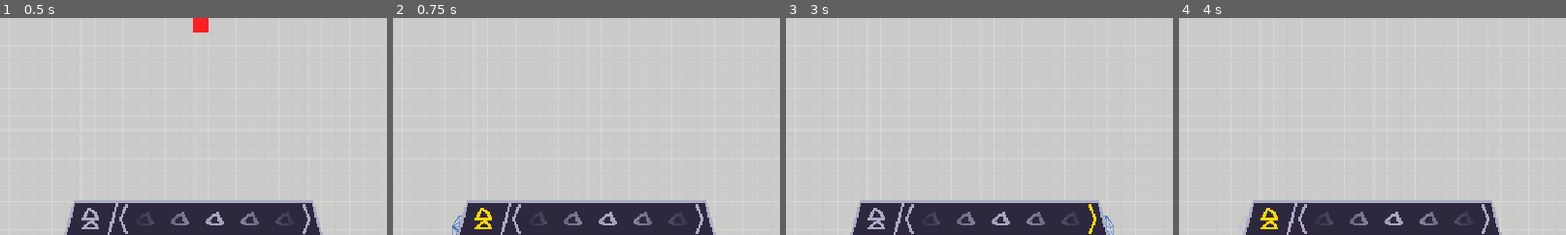
Above: before the commit, frames 1-4 (left to right).
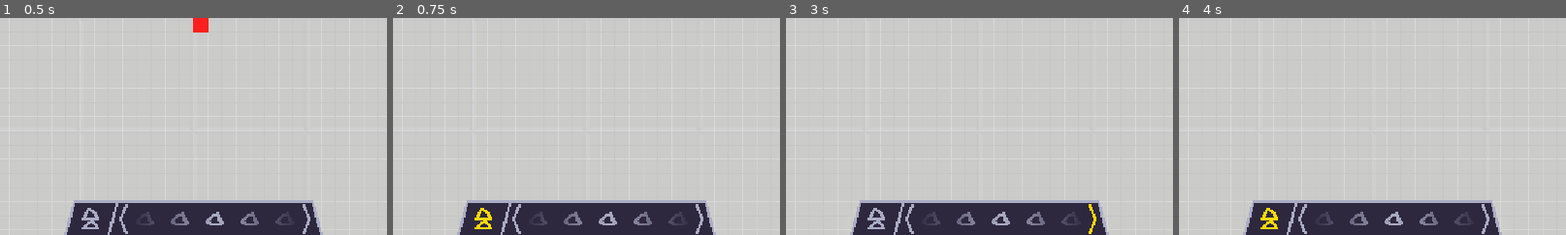
Above: after the commit, the same moments.

Repository: apia46/ThingDeliverer
Game: Godot game, scene res://scenes/game.tscn
Same seed, same stepped clock (60 frames per second), same inputs: the game is played once before the commit and once after it.
Inputs (mouse positions are % of the whole screen's width and height, from its top left):
- Up to frame 1 (0.5 s): no input
- Up to frame 2 (0.75 s): click (37, 96) at 0.5 s
- Up to frame 3 (3 s): click (41, 96) at 1.25 s; click (53, 96) at 2 s; click (65, 96) at 2.75 s
- Up to frame 4 (4 s): click (37, 96) at 3.5 s
The pictures show only the part of the screen within x 25-75%, y 50-100%; the shares and areas given below are measured in that part.

Frame 1 is identical in both runs. In frame 2, less than 0.1% of the frame differs, in the area x 15-19%, y 91-100%; in frame 3, less than 0.1%; in frame 4, less than 0.1%.

Commit message:
popupthing anim kind of; made them not override eachother

Diff:
--- a/scripts/chunk.gd
+++ b/scripts/chunk.gd
@@ -19,16 +19,17 @@
 	if visible: for entity:Entity in entities.values(): entity.unloadVisuals()
 	visible = false
 
-func newEntity(pos:Vector2i, rot:U.ROTATIONS) -> Entity:
-	if pos in entities: removeEntity(pos)
-	var entity:Entity = Belt.new(self, pos, rot)
+func newEntity(type:Variant, pos:Vector2i, rot:U.ROTATIONS, authority:=false) -> Entity:
+	var entity:Entity = entities.get(pos)
+	if entity and !removeEntity(pos, authority): return entities[pos]
+	entity = type.new(self, pos, rot)
 	entities[pos] = entity
-	if visible: entity.loadVisuals()
+	entity.ready(visible)
 	return entity
 
-func removeEntity(pos:Vector2i) -> Entity:
+func removeEntity(pos:Vector2i, authority:=false) -> Entity:
 	var entity:Entity = entities.get(pos)
-	if entities.erase(pos):
+	if authority or entity is not PopupThing and entities.erase(pos):
 		entity.unloadVisuals()
 		return entity
 	return null
--- a/scripts/entities/belt.gd
+++ b/scripts/entities/belt.gd
@@ -6,6 +6,9 @@
 const BELT_CW:PackedScene = preload("res://scenes/entityVisuals/beltCW.tscn")
 
 const YELLOW = Color(0xFFD800FF)
+
+func ready(visible) -> void:
+	super(visible)
 
 func loadVisuals(recurse:=true) -> void:
 	if visualInstance: visualInstance.queue_free()
@@ -19,7 +22,11 @@
 	if recurse: updateEntityVisuals(getEntityRelative(U.rotate(Vector2i(0,-1), rotation), true))
 	super()
 
+func unloadVisuals() -> void:
+	updateEntityVisuals(getEntityRelative(U.rotate(Vector2i(0,-1), rotation), true))
+	super()
+
 func facingThis(entity:Entity) -> bool:
 	if !entity: return false
 	scene.newDebugVisual(entity.positionAbsolute() + U.rotate(Vector2i(0,-1), entity.rotation), Color(0, 1, 0.4))
-	return entity.positionAbsolute() + U.rotate(Vector2i(0,-1), entity.rotation) == positionAbsolute()
+	return entity.positionAbsolute() + U.rotate(Vector2i(0,-1), entity.rotation) == positionAbsolute() and entity is Belt or entity is Inputter
--- a/scripts/entities/entity.gd
+++ b/scripts/entities/entity.gd
@@ -1,6 +1,7 @@
 extends RefCounted
 class_name Entity
 
+var game:Game
 var scene:Scene
 var chunk:Chunk
 
@@ -11,8 +12,12 @@
 func _init(_chunk:Chunk, _position:Vector2i, _rotation:U.ROTATIONS) -> void:
 	chunk = _chunk
 	scene = chunk.scene
+	game = scene.game
 	position = _position
 	rotation = _rotation
+
+func ready(visible:bool) -> void:
+	if visible: loadVisuals()
 
 func loadVisuals(_recurse:=true) -> void:
 	if visualInstance:
--- /dev/null
+++ b/scripts/entities/inputter.gd
@@ -0,0 +1,7 @@
+extends PopupThing
+class_name Inputter
+
+func loadVisuals(_recurse:=true):
+	if visualInstance: visualInstance.queue_free()
+	visualInstance = preload("res://scenes/entityVisuals/input.tscn").instantiate()
+	super()
--- /dev/null
+++ b/scripts/entities/outputter.gd
@@ -0,0 +1,7 @@
+extends PopupThing
+class_name Outputter
+
+func loadVisuals(_recurse:=true):
+	if visualInstance: visualInstance.queue_free()
+	visualInstance = preload("res://scenes/entityVisuals/output.tscn").instantiate()
+	super()
--- /dev/null
+++ b/scripts/entities/popupThing.gd
@@ -0,0 +1,10 @@
+extends Entity
+class_name PopupThing
+
+func ready(visible:bool) -> void:
+	game.addRunningTimer(1, setHeight)
+	super(visible)
+
+func setHeight(timeLeft) -> void:
+	if !visualInstance: return
+	visualInstance.position.y = max(0.5 - timeLeft*2.5, -1)
--- a/scripts/game.gd
+++ b/scripts/game.gd
@@ -1,4 +1,5 @@
 extends Node3D
+class_name Game
 
 const FLOOR_MATERIAL:ShaderMaterial = preload("res://resources/floor.tres")
 const SCREEN_SIZE:Vector2 = Vector2(1152, 648)
@@ -9,6 +10,8 @@
 var cursorPosition:Vector2i
 
 var currentRotation:U.ROTATIONS = U.ROTATIONS.UP
+
+var timers:Array[Timer] = []
 
 func _ready() -> void:
 	updateCamera()
@@ -32,9 +35,9 @@
 			$"camera".position -= U.fxz(event.relative) * intendedCameraHeight * 0.00237
 			updateCamera()
 		elif Input.is_mouse_button_pressed(MOUSE_BUTTON_LEFT):
-			placeTile()
+			placeEntity(Belt, cursorPosition)
 		elif Input.is_mouse_button_pressed(MOUSE_BUTTON_RIGHT):
-			deleteTile()
+			deleteEntity()
 	elif event is InputEventMouseButton:
 		if event.is_pressed():
 			match event.button_index:
@@ -48,14 +51,15 @@
 						upperCameraHeight *= 1.25
 						updateCamera()
 				MOUSE_BUTTON_LEFT:
-					placeTile()
+					placeEntity(Belt, cursorPosition)
 				MOUSE_BUTTON_RIGHT:
-					deleteTile()
+					deleteEntity()
 	elif event is InputEventKey:
 		if event.is_pressed():
 			match event.keycode:
 				KEY_E: currentRotation = U.r90(currentRotation)
 				KEY_Q: currentRotation = U.r270(currentRotation)
+				KEY_F: newInputOutputs()
 
 func updateCamera() -> void:
 	var intendedEffectiveScreenSize:Vector2 = Vector2(upperCameraHeight * 2.728273735, upperCameraHeight * 1.534653976)
@@ -70,8 +74,46 @@
 			var thisChunkPosition:Vector2i = Vector2i(x, y)
 			$"scene".loadChunk(thisChunkPosition)
 
-func placeTile() -> void:
-	$"scene".getChunk(floor(Vector2(cursorPosition) / Scene.CHUNK_SIZE)).newEntity(U.v2iposmod(cursorPosition, Scene.CHUNK_SIZE), currentRotation)
+func getEntity(pos:Vector2i) -> Entity:
+	return $"scene".getChunk(floor(Vector2(pos) / Scene.CHUNK_SIZE)).entities.get(U.v2iposmod(pos, Scene.CHUNK_SIZE))
 
-func deleteTile() -> void:
-	$"scene".getChunk(floor(Vector2(cursorPosition) / Scene.CHUNK_SIZE)).removeEntity(U.v2iposmod(cursorPosition, Scene.CHUNK_SIZE))
+func placeEntity(type:Variant, pos:Vector2i, authority:=false) -> void:
+	$"scene".getChunk(floor(Vector2(pos) / Scene.CHUNK_SIZE)).newEntity(type, U.v2iposmod(pos, Scene.CHUNK_SIZE), currentRotation, authority)
+
+func deleteEntity(authority:=false) -> void:
+	$"scene".getChunk(floor(Vector2(cursorPosition) / Scene.CHUNK_SIZE)).removeEntity(U.v2iposmod(cursorPosition, Scene.CHUNK_SIZE), authority)
+
+func newInputOutputs() -> void:
+	var inputPos:Vector2i = Vector2i(randi_range(-8, 8), randi_range(-8, 8))
+	while getEntity(inputPos): inputPos = Vector2i(randi_range(-8, 8), randi_range(-8, 8))
+	placeEntity(Inputter, inputPos, true)
+	var outputPos:Vector2i = Vector2i(randi_range(-8, 8), randi_range(-8, 8))
+	while getEntity(outputPos): outputPos = Vector2i(randi_range(-8, 8), randi_range(-8, 8))
+	placeEntity(Outputter, outputPos, true)
+
+func addRunningTimer(time:float, running:Callable):
+	var timer = RunningTimer.new()
+	timer.one_shot = true
+	timer.index = len(timers)
+	timer.running = running
+	timer.game = self
+	timer.connect("timeout", timer._timeout)
+	add_child(timer)
+	timer.start(time)
+	timers.append(timer)
+
+class RunningTimer:
+	extends Timer
+	var game:Game
+	var running:Callable
+	var end:Callable
+	var index:int
+
+	func _process(_delta: float) -> void: if running.get_object(): running.call(time_left)
+
+	func _timeout() -> void:
+		if end: end.call()
+		queue_free()
+		for i in range(index+1, len(game.timers)):
+			game.timers[i].index -= 1
+		game.timers.pop_at(index)
--- a/scripts/scene.gd
+++ b/scripts/scene.gd
@@ -5,6 +5,7 @@
 const DEBUG_VISUAL = preload("res://scenes/debugVisual.tscn");
 const CHUNK_SIZE:int = 32
 
+@onready var game:Game = $"/root/game"
 var chunks:Array[Chunk] = []
 var chunkPositions:Array[Vector2i] = []
 
@@ -24,6 +25,7 @@
 	return chunks[chunkPositions.find(chunkPos)]
 
 func newDebugVisual(pos:Vector2i, color:Color) -> void:
+	@warning_ignore("unreachable_code") return
 	var visual:MeshInstance3D = DEBUG_VISUAL.instantiate()
 	add_child(visual)
 	visual.position = U.fxz(pos) + U.v3(0.5)
Not shown, added: scripts/entities/inputter.gd.uid
Not shown, added: scripts/entities/outputter.gd.uid
Not shown, added: scripts/entities/popupThing.gd.uid
